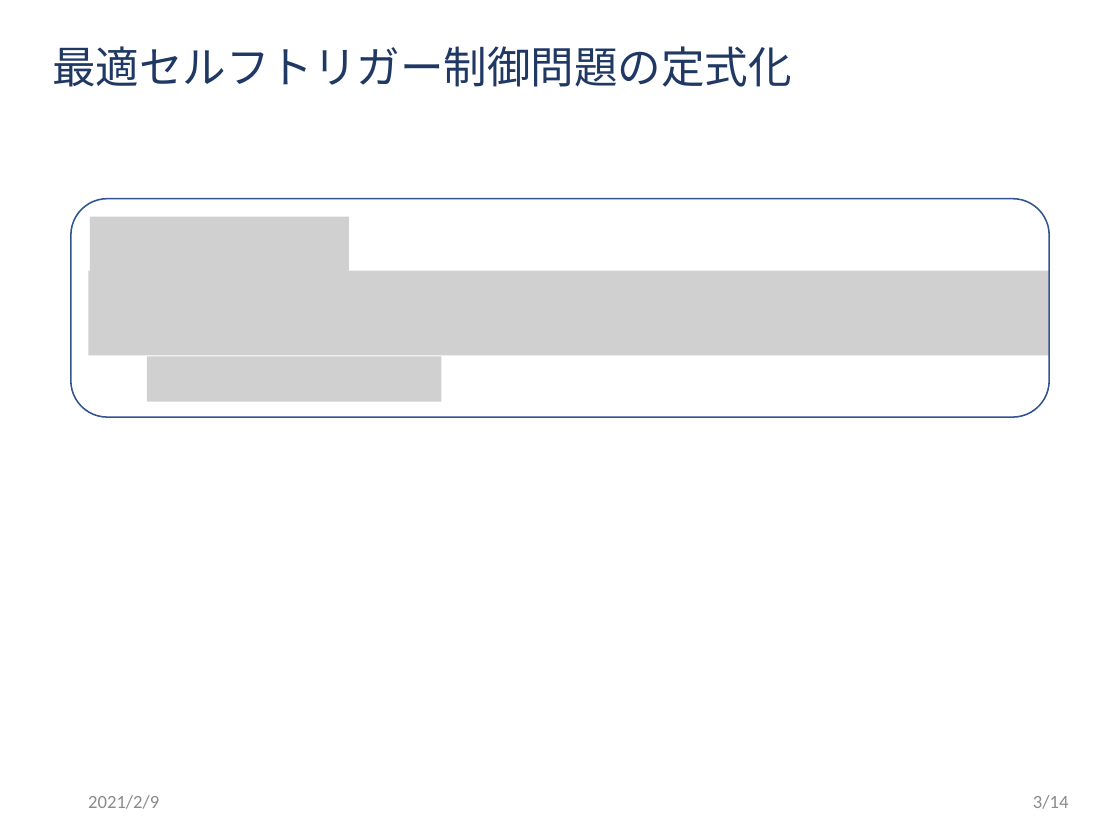
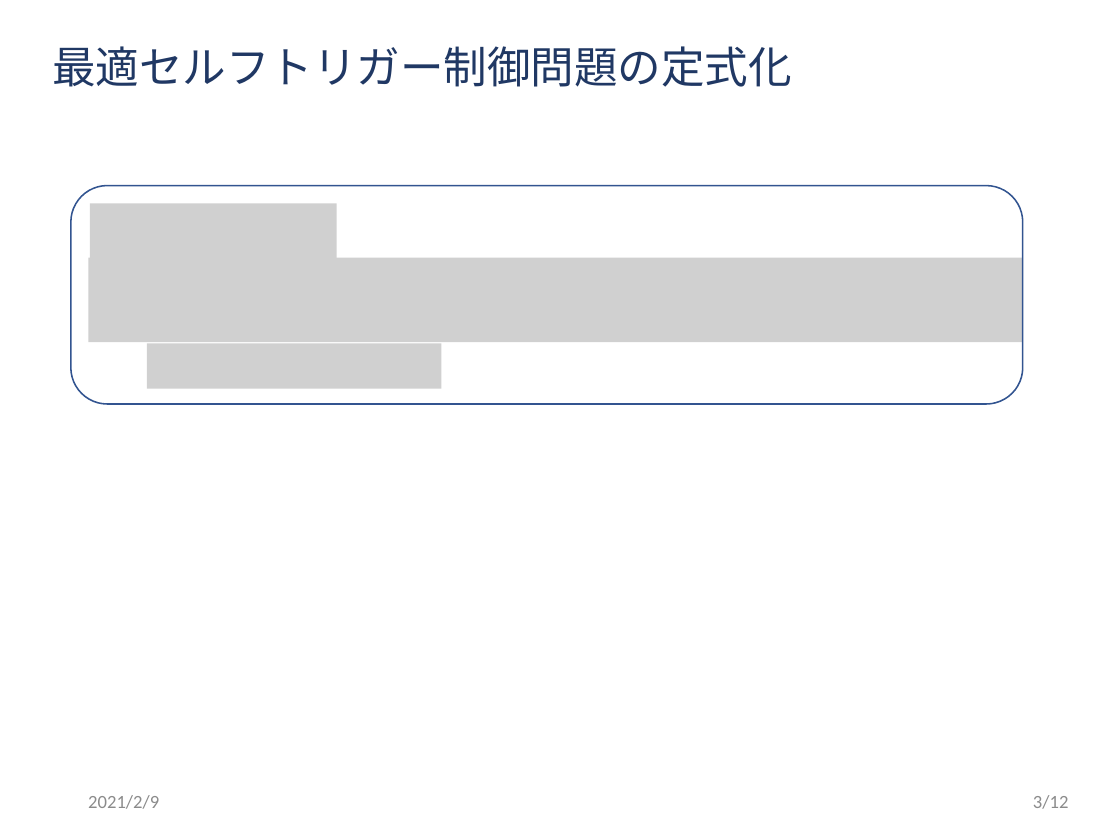
Before and after one commit to ibuki1024/thesis, a slide deck: slide 4 of slide/master.pptx. Drawn at 1120x840 pixels with LibreOffice and Linux fonts; fonts in the diff are those of the drawing; grey boxes stand for pictures; background and template pictures are left out. Boxes give left, top, right and bottom in pixels: in the first picture for what was removed or moved away, otherwise in the second. Text is boxed around its words. In the diff, an @@ line names an element or a change of style, - is before the commit and + after.

```diff
--- a/slide/master.pptx
+++ b/slide/master.pptx
@@ rounded rectangle resized from (x1=71, y1=198, x2=1048, y2=417) to (x1=71, y1=186, x2=1023, y2=404) @@
@@ picture resized from (x1=90, y1=216, x2=348, y2=272) to (x1=90, y1=204, x2=336, y2=260) @@
@@ picture resized from (x1=88, y1=271, x2=1049, y2=356) to (x1=88, y1=258, x2=1023, y2=343) @@
@@ picture moved from (x1=147, y1=356, x2=441, y2=401) to (x1=147, y1=344, x2=441, y2=389) @@
@@ page number at (x1=1033, y1=795, x2=1069, y2=809): text changed @@
-3/14
+3/12
```
Also in this commit, not shown: 14 other slides changed.
